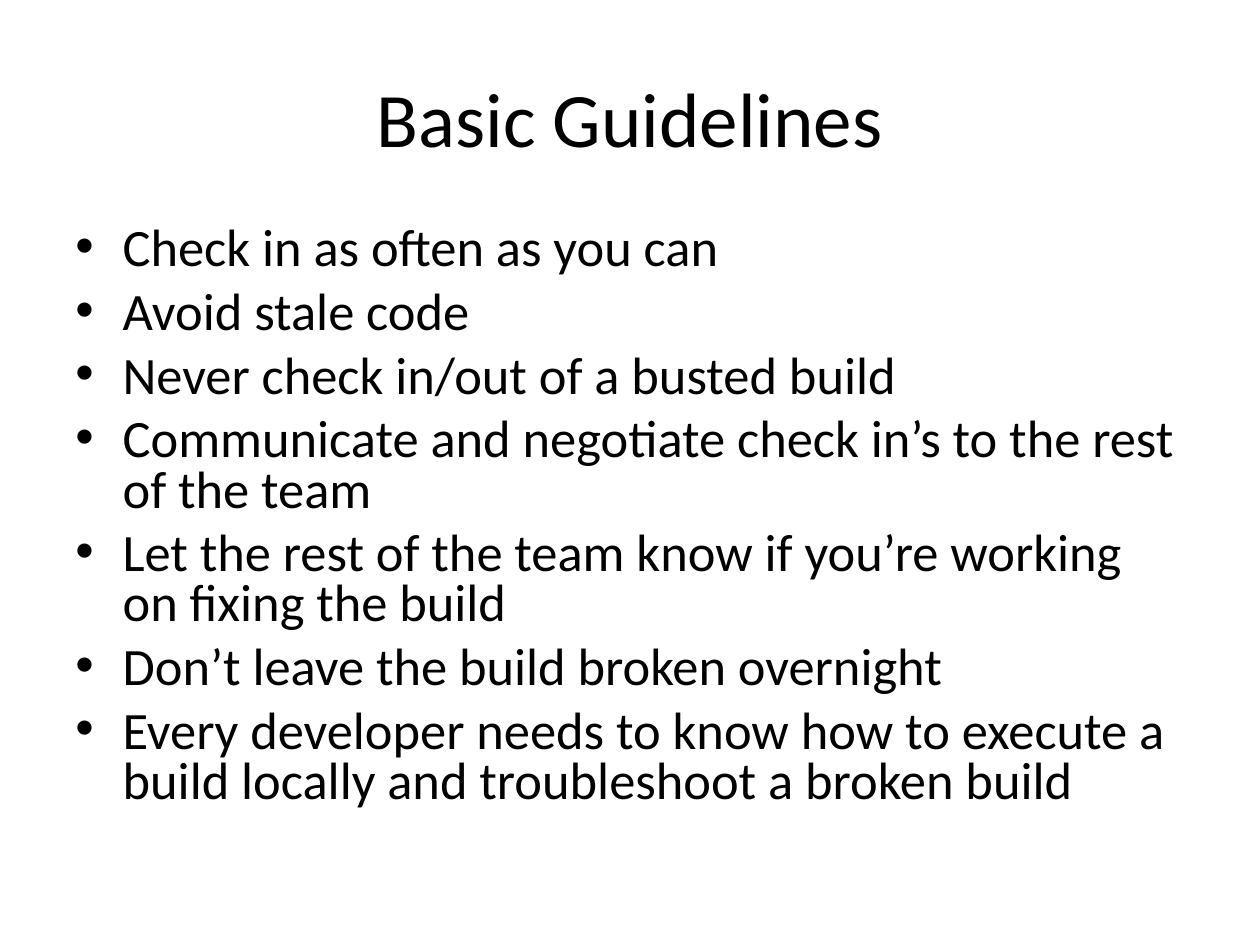
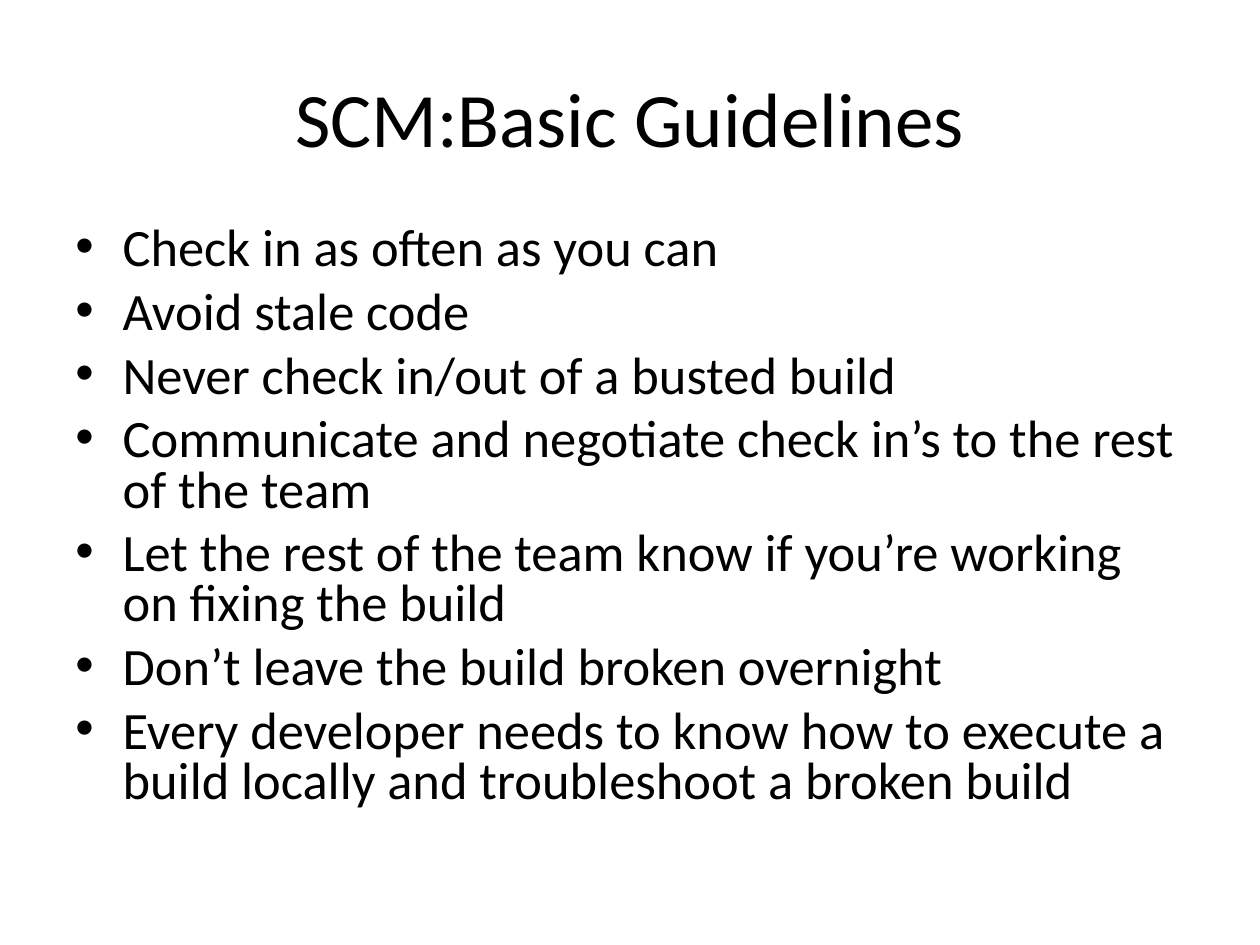
Before and after one commit to JohnCai/LinksAndNotes, a slide deck: slide 8 of Training/SubVersion And Git.ppt (slide 7 before the commit). Drawn at 1260x945 pixels with LibreOffice and Linux fonts; fonts in the diff are those of the drawing. Boxes give left, top, right and bottom in pixels: in the first picture for what was removed or moved away, otherwise in the second. Text is boxed around its words. In the diff, an @@ line names an element or a change of style, - is before the commit and + after.

```diff
--- a/Training/SubVersion And Git.ppt
+++ b/Training/SubVersion And Git.ppt
@@ title at [295, 93, 963, 148]: text changed @@
-Basic Guidelines
+SCM:Basic Guidelines
```
Also in this commit, not shown: 1 other slide changed, 4 slides added, 1 slide removed, 5 other files.
